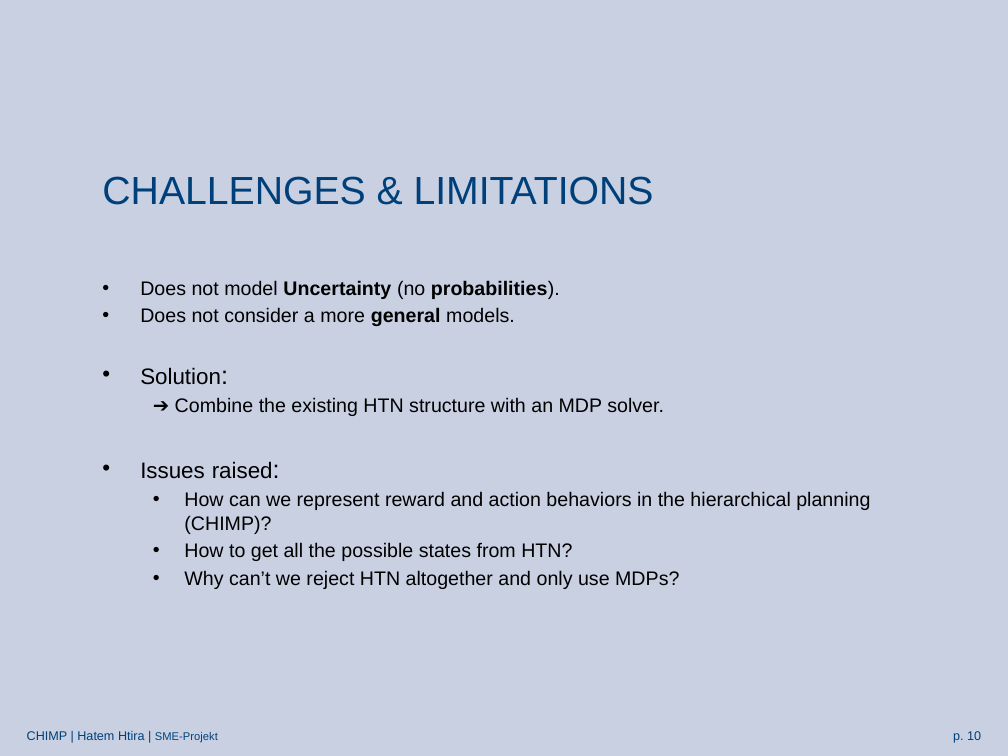
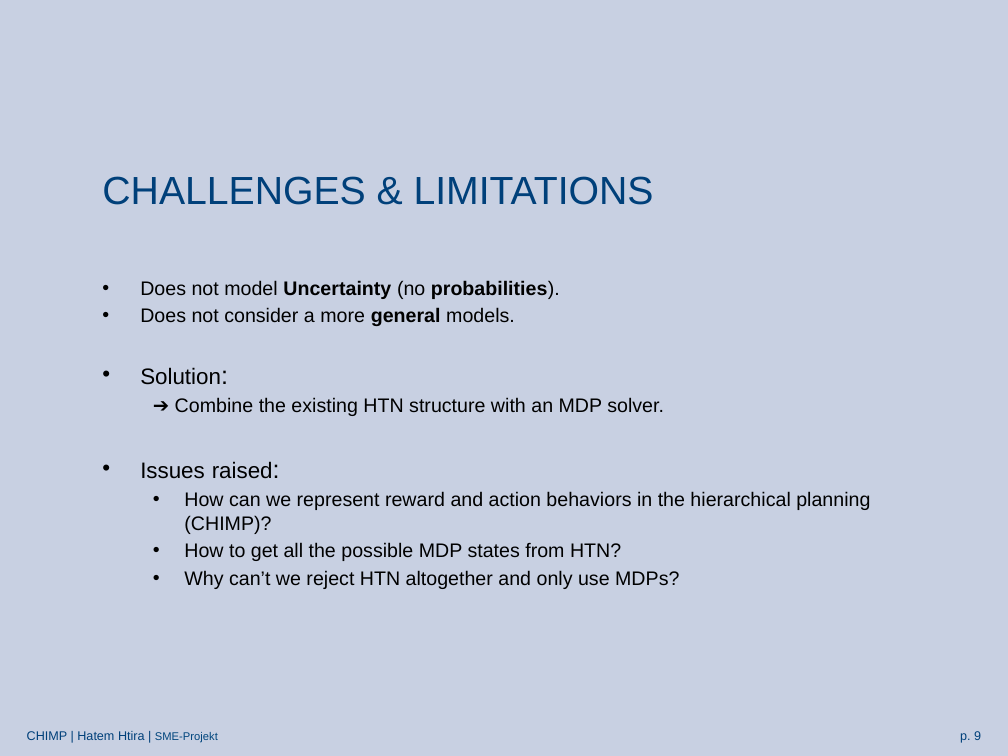
Before and after one commit to htiraHatem/CHIMP_MDP, a slide deck: slide 9 of HTN2MDP presentation.pptx (slide 10 before the commit). Drawn at 1008x756 pixels with LibreOffice and Linux fonts; fonts in the diff are those of the drawing; background and template pictures are left out. Boxes give left, top, right and bottom in pixels: in the first picture for what was removed or moved away, otherwise in the second. Text is boxed around its words. In the diff, an @@ line names an element or a change of style, - is before the commit and + after.

```diff
--- a/HTN2MDP presentation.pptx
+++ b/HTN2MDP presentation.pptx
@@ text at bbox=[184, 542, 621, 561]: text changed @@
-  • How to get all the possible states from HTN?
+  • How to get all the possible MDP states from HTN?
@@ page number at bbox=[960, 731, 981, 743]: text changed @@
-p. 10
+p. 9
```
Also in this commit, not shown: 14 other slides changed, 1 slide removed.
